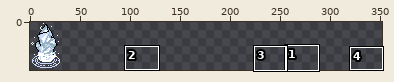
One commit to this sprite sheet: assets_raw/icepresence.png. Above, an overview of the earlier version with the close-up marked.
Close-up. First the earlier version:
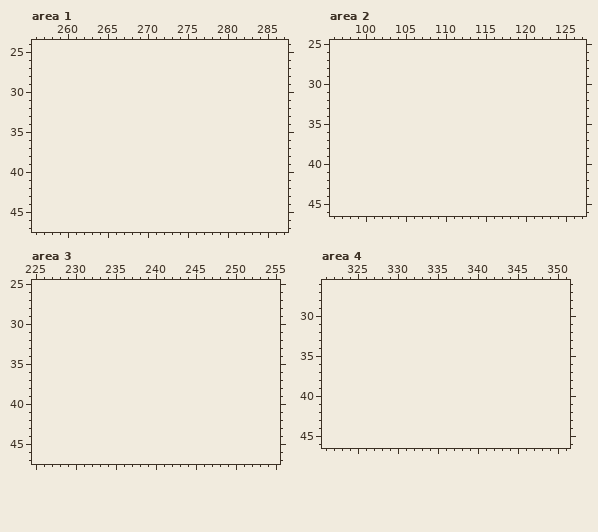
The file is 32x48 pixels. Shown: area 1: x 256..287, y 24..47; area 2: x 96..127, y 25..46; area 3: x 225..255, y 25..47; area 4: x 321..351, y 26..46. The old version is drawn lined up with the new one, on the new canvas. The commit also changed other parts of the picture, which this record leaves out.
Once edited:
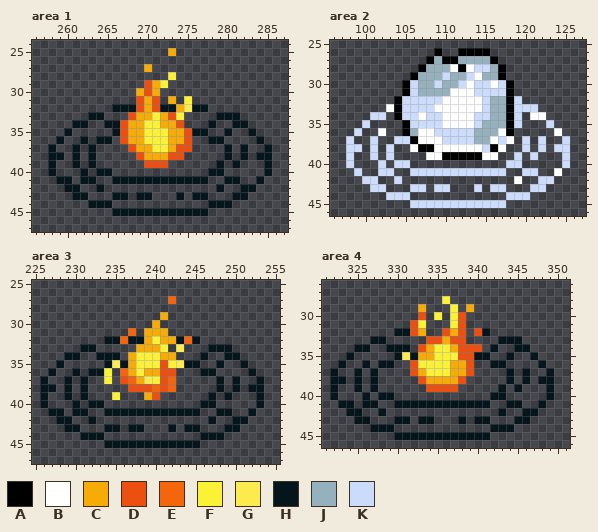
Palette (. is transparent): A #000000  B #ffffff  C #f7ab05  D #ed4f11  E #f5650c  F #fbf236  G #fceb4c  H #04151c  J #95b1bd  K #cbdbfc
Changes in this commit:
canvas 32x48 -> 352x48
--- area 1
@@ x 256..287 @@
 24 ................................
-25 ................................
+25 .................C..............
 26 ................................
-27 ................................
-28 ................................
-29 ................................
-30 ................................
-31 ................................
-32 ................................
-33 ................................
-34 ................................
-35 ................................
-36 ................................
-37 ................................
-38 ................................
-39 ................................
-40 ................................
-41 ................................
-42 ................................
-43 ................................
-44 ................................
-45 ................................
+27 ..............C.................
+28 .................F..............
+29 ..............DCF...............
+30 .............CDC................
+31 .............DCD.C.F............
+32 ..........HHHDCDHHCGHH..........
+33 .......HH...DCCFCDF....HHH......
+34 .....HH..HHDCCFFCCD...H..HH.....
+35 ....H.....HDCCFFFCCDHH..H..H....
+36 ...H..H.HH.DCCFFFCCD..HH....H...
+37 ..H..H.H....DCCFFCDD....H.H..H..
+38 ..HH.H.H.....DCCCDD.....H.H.HH..
+39 ..H..H.H......DDD......H.H...H..
+40 ..H...H.HH............HH.....H..
+41 ...HH.HH..HHHHHHHHHHHH..HH..H...
+42 ....HH..H..............H..HH....
+43 .....HH...HH.HH...H.HH...HH.....
+44 .......HHH............HHH.......
+45 ..........HHHHHHHHHHHH..........
 46 ................................
--- area 2
@@ x 96..127 @@
 25 ................................
-26 ................................
-27 ................................
-28 ................................
-29 ................................
-30 ................................
-31 ................................
-32 ................................
-33 ................................
-34 ................................
-35 ................................
-36 ................................
-37 ................................
-38 ................................
-39 ................................
-40 ................................
-41 ................................
-42 ................................
-43 ................................
-44 ................................
-45 ................................
+26 .............A..AAAA............
+27 ............AJAAJJJJA...........
+28 ...........AJJJBABKKJA..........
+29 ..........AJJJKJJKBJJA..........
+30 .........AKJJKJJKBKKBKA.........
+31 .........AKJJJJBBBKKKKA.........
+32 ........AKKKKKBBBBBKJJAK........
+33 .......BAKKKKBBBBBBKJJAKKK......
+34 .....KK.AKKBKKBBBBKKJJAK.BB.....
+35 ....K....AKKKKBBBBKJJJAK...K....
+36 ...K..B..AJBBKKKKKJJJBA.....B...
+37 ..K..K..KKABBBKKKKJJBKB.K.K..K..
+38 ..KK.K.K..BAABBBBBBKAB..K.K.KK..
+39 ..K..K.K....BBAAAAABB..K.K...K..
+40 ..K...K.KK............KK.....K..
+41 ...K..KK..KKKKKKKKKKKK..KK..B...
+42 ....KK..K..............B..KK....
+43 .....KK...KK.KK...K.KK...KK.....
+44 .......KKK............KKK.......
+45 ..........KKKKKKKKKKKK..........
 46 ................................
--- area 3
@@ x 225..255 @@
 26 ...............................
-27 ...............................
+27 .................E.............
 28 ...............................
-29 ...............................
-30 ...............................
-31 ...............................
-32 ...............................
-33 ...............................
-34 ...............................
-35 ...............................
-36 ...............................
-37 ...............................
-38 ...............................
-39 ...............................
-40 ...............................
-41 ...............................
-42 ...............................
-43 ...............................
-44 ...............................
-45 ...............................
+29 ................C..............
+30 ...............C...............
+31 ............E.CCC..............
+32 .........HHEHHCFCCHEH..........
+33 ......HH.....CCCF.G...HHH......
+34 ....HH..HHH.CFFFCC...H..HH.....
+35 ...H.....HGHCFFFDFGHH..H..H....
+36 ..H..H.HHF.ECFCCDD...HH....H...
+37 .H..H.H..F.DECGFDE.....H.H..H..
+38 .HH.H.H.....DDDEDE.....H.H.HH..
+39 .H..H.H...F...CD......H.H...H..
+40 .H...H.HH............HH.....H..
+41 ..HH.HH..HHHHHHHHHHHH..HH..H...
+42 ...HH..H..............H..HH....
+43 ....HH...HH.HH...H.HH...HH.....
+44 ......HHH............HHH.......
+45 .........HHHHHHHHHHHH..........
 46 ...............................
--- area 4
@@ x 321..351 @@
 27 ...............................
-28 ...............................
-29 ...............................
-30 ...............................
-31 ...............................
-32 ...............................
-33 ...............................
-34 ...............................
-35 ...............................
-36 ...............................
-37 ...............................
-38 ...............................
-39 ...............................
-40 ...............................
-41 ...............................
-42 ...............................
-43 ...............................
-44 ...............................
-45 ...............................
+28 ...............F...............
+29 ............C...F.C............
+30 ............D.F.FD.............
+31 ...........DF...FD.............
+32 .........HHDC..DCD.DH..........
+33 ......HH.....DDCDD....HHH......
+34 ....HH..HHH.DCFFCDDD.H..HH.....
+35 ...H.....HGHCCFFFDDHH..H..H....
+36 ..H..H.HH..DFFFFCCD..HH....H...
+37 .H..H.H....DCFFFCCD....H.H..H..
+38 .HH.H.H.....DCCCCD.....H.H.HH..
+39 .H..H.H......DDDD.....H.H...H..
+40 .H...H.HH............HH.....H..
+41 ..HH.HH..HHHHHHHHHHHH..HH..H...
+42 ...HH..H..............H..HH....
+43 ....HH...HH.HH...H.HH...HH.....
+44 ......HHH............HHH.......
+45 .........HHHHHHHHHHHH..........
 46 ...............................
Pixel boxes of the changes (left, top, right, bottom) in both close-ups:
added: (48, 48, 272, 216)
added: (346, 48, 570, 208)
added: (40, 296, 264, 448)
added: (330, 296, 554, 440)
